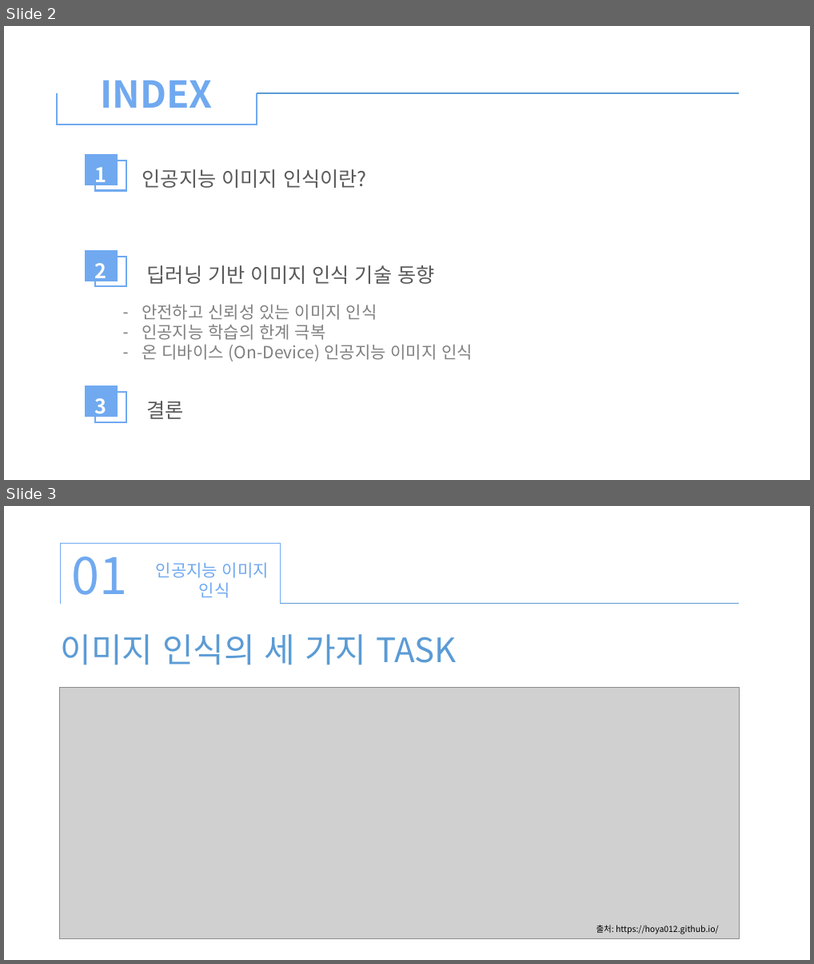
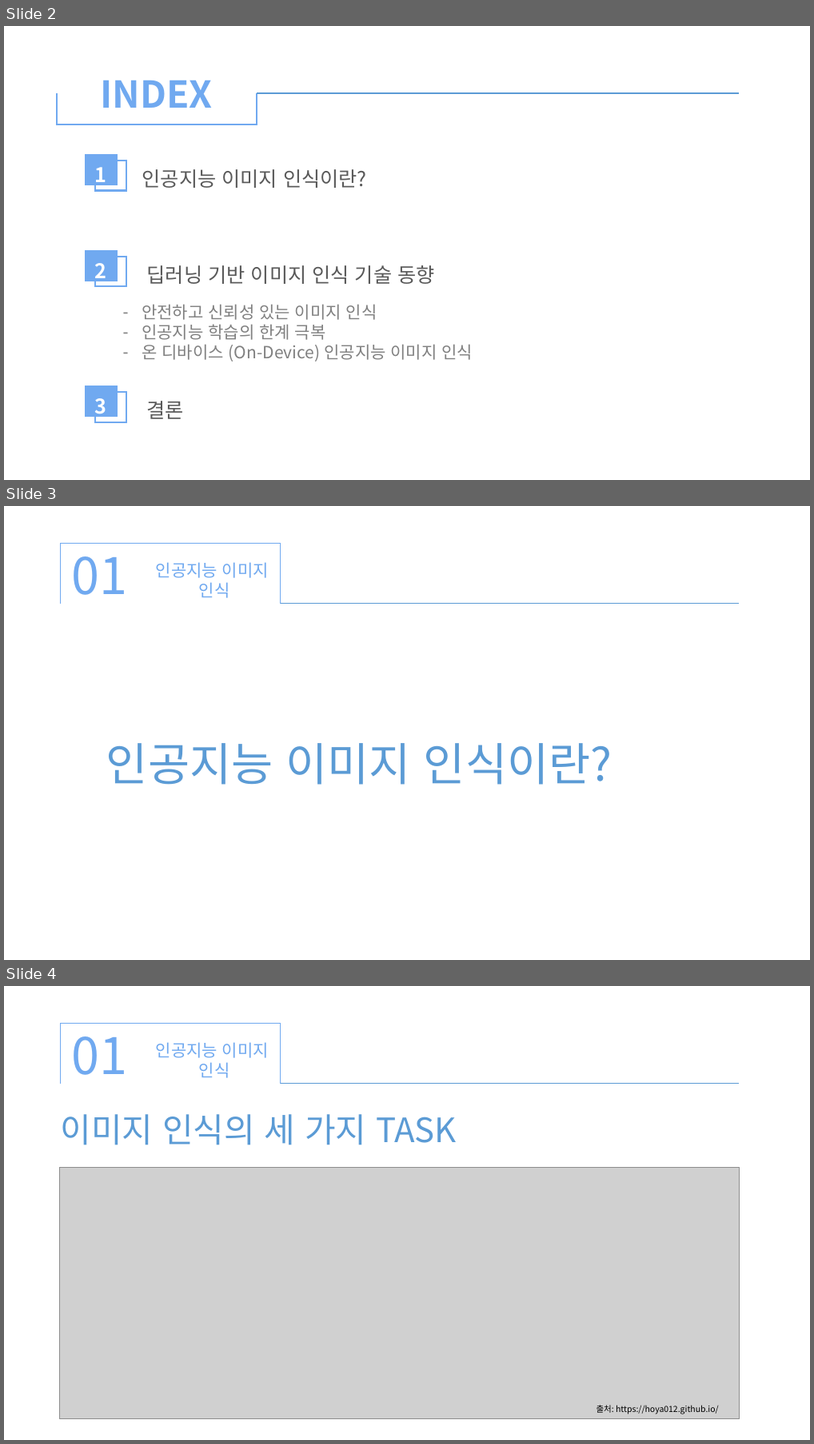
Before and after one commit to xddongx/flexink, a slide deck: 이미지 인식 기술/이미지 인식 기술 KDH.pptx. Shown one above the other, each under a label of ours: slides 2 and 3 before the commit, slides 2, 3 and 4 after it. The pictures are 814x964 and 814x1444 pixels, drawn with LibreOffice and Linux fonts; fonts in the diff are those of the drawing; grey boxes stand for pictures. Boxes give left, top, right and bottom in pixels: in the first picture for what was removed or moved away, otherwise in the second. Text is boxed around its words. In the diff, an @@ line names an element or a change of style, - is before the commit and + after.

```diff
--- a/이미지 인식 기술/이미지 인식 기술 KDH.pptx
+++ b/이미지 인식 기술/이미지 인식 기술 KDH.pptx
@@ slide 3 added at <box>4,506,810,960</box>, background #FFFFFF @@
@@ right bracket added at <box>60,543,281,603</box>, outline #70A9F0 0.5 pt @@
@@ text added at <box>71,543,127,595</box>, 60 pt, text #70A9F0 @@
+01
@@ text added at <box>156,562,269,598</box>, 20 pt, text #70A9F0 @@
+인공지능 이미지
+인식
@@ line added from (281, 604) to (740, 604), #5B9BD5 0.5 pt @@
@@ text added at <box>106,743,613,784</box>, 54 pt, text #5B9BD5 @@
+인공지능 이미지 인식이란?
@@ what was slide 3 is now slide 4 @@
```
Also in this commit, not shown: 7 other files.
